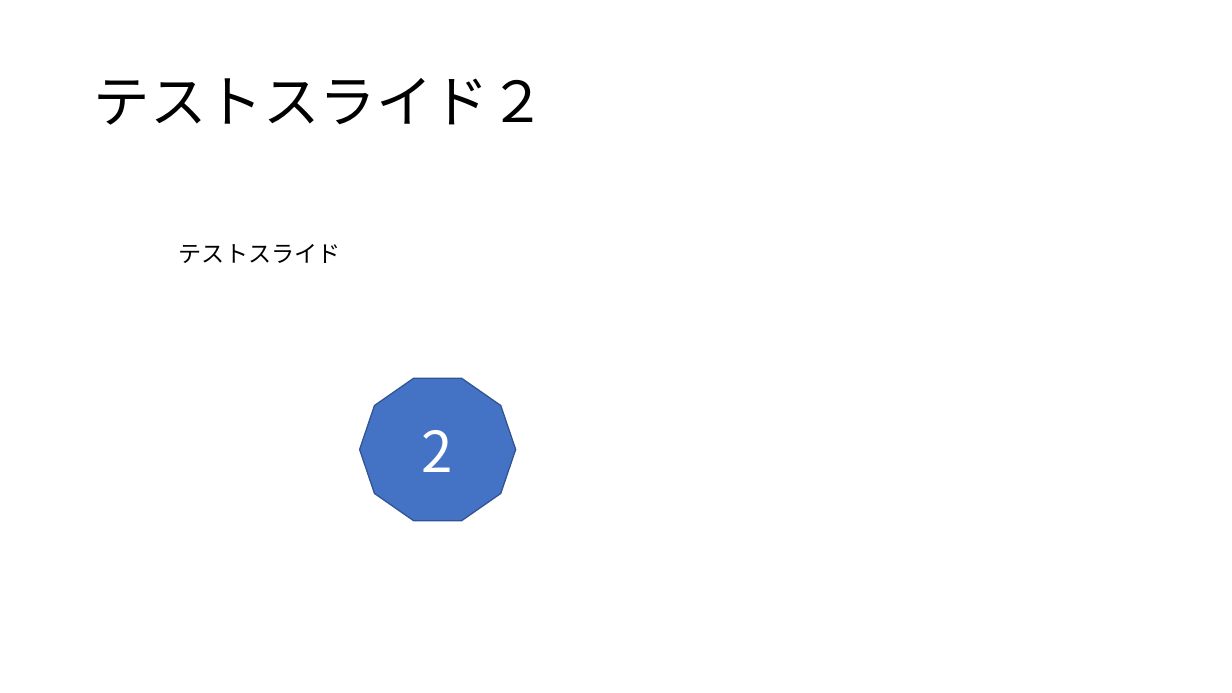
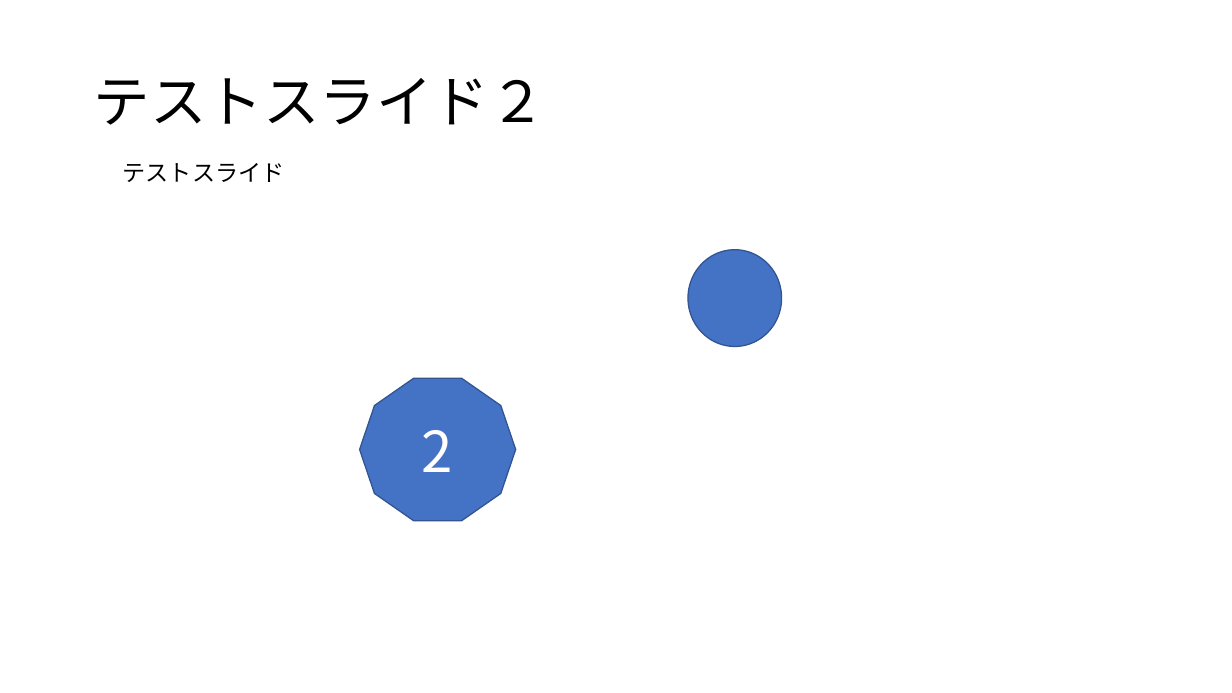
Before and after one commit to k-iijima/pptx2video, a slide deck: slide 2 of src/example/sample.pptx. Drawn at 1232x693 pixels with LibreOffice and Linux fonts; fonts in the diff are those of the drawing. Boxes give left, top, right and bottom in pixels: in the first picture for what was removed or moved away, otherwise in the second. Text is boxed around its words. In the diff, an @@ line names an element or a change of style, - is before the commit and + after.

```diff
--- a/src/example/sample.pptx
+++ b/src/example/sample.pptx
@@ text "テストスライド" moved from (x1=179, y1=244, x2=341, y2=263) to (x1=123, y1=163, x2=285, y2=182) @@
@@ ellipse added at (x1=689, y1=250, x2=782, y2=347), fill #4472C4, outline #325491 1 pt @@
```
Also in this commit, not shown: 1 other slide changed, 6 other files.
